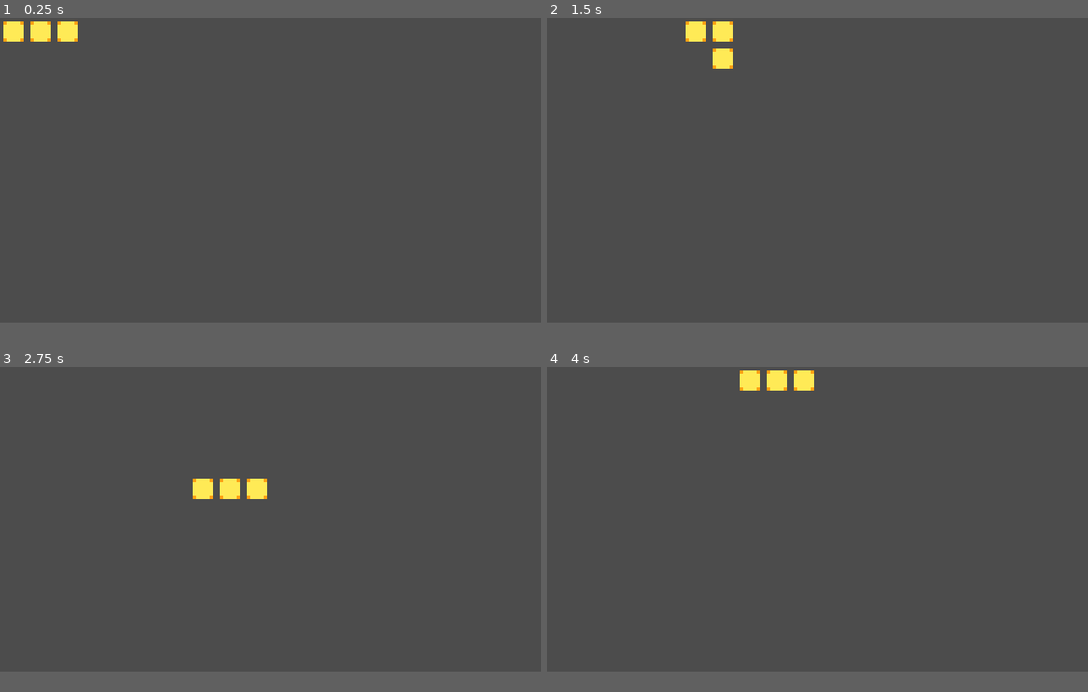
Above: before the commit, frames 1-4 (two rows, left to right).
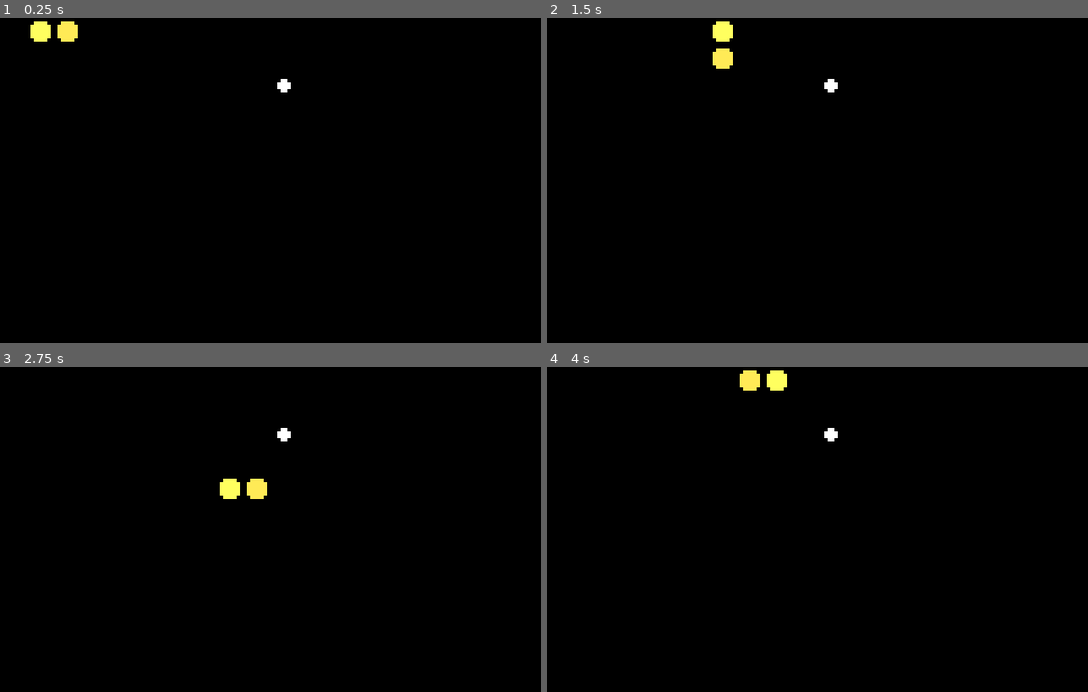
Above: after the commit, the same moments.

Repository: lawric1/Snake
Game: Godot game, scene res://Scenes/Game.tscn
Same seed, same stepped clock (60 frames per second), same inputs: the game is played once before the commit and once after it.
Inputs:
- Up to frame 1 (0.25 s): no input
- Up to frame 2 (1.5 s): hold Right (ui_right) 0.53-1.28 s; hold Down (ui_down) from 1.28 s (still down)
- Up to frame 3 (2.75 s): release Down (ui_down) at 2.03 s; hold Right (ui_right) from 2.03 s (still down)
- Up to frame 4 (4 s): release Right (ui_right) at 2.78 s; hold Up (ui_up) 2.78-3.53 s; hold Left (ui_left) from 3.53 s (still down)
In our replay, the window is 640x360 before the commit and 640x384 after it. These sizes can differ from the game's own. Grey fills any space a smaller window leaves; there, only what the larger window draws over its background counts as a difference.

The runs differ from the first frame. In frame 1, 93% of the frame differs, in the area x 0-100%, y 0-94%; in frame 2, 93%; in frame 3, 93%; in frame 4, 93%.

Commit message:
Fix bugs in movement, Add food and growth, Add death

Diff:
--- /dev/null
+++ b/Scenes/Food/Food.tscn
@@ -0,0 +1,9 @@
+[gd_scene load_steps=2 format=2]
+
+[ext_resource path="res://Scenes/Food/food.png" type="Texture" id=1]
+
+[node name="Food" type="Node2D"]
+
+[node name="Sprite" type="Sprite" parent="."]
+texture = ExtResource( 1 )
+centered = false
--- a/Scenes/Game.tscn
+++ b/Scenes/Game.tscn
@@ -4,4 +4,12 @@
 
 [node name="Game" type="Node2D"]
 
+[node name="ColorRect" type="ColorRect" parent="."]
+margin_right = 160.0
+margin_bottom = 96.0
+color = Color( 0, 0, 0, 1 )
+__meta__ = {
+"_edit_use_anchors_": false
+}
+
 [node name="Snake" parent="." instance=ExtResource( 1 )]
--- /dev/null
+++ b/Scenes/Snake/Cell.tscn
@@ -0,0 +1,11 @@
+[gd_scene load_steps=2 format=2]
+
+[ext_resource path="res://Scenes/Snake/cell.png" type="Texture" id=1]
+
+[node name="cell" type="Node2D" groups=[
+"snakeBody",
+]]
+
+[node name="Sprite" type="Sprite" parent="."]
+texture = ExtResource( 1 )
+centered = false
--- a/Scenes/Snake/Snake.tscn
+++ b/Scenes/Snake/Snake.tscn
@@ -1,7 +1,7 @@
 [gd_scene load_steps=4 format=2]
 
 [ext_resource path="res://Scenes/Snake/snake.gd" type="Script" id=1]
-[ext_resource path="res://Scenes/Snake/cell.png" type="Texture" id=2]
+[ext_resource path="res://Scenes/Snake/Cell.tscn" type="PackedScene" id=2]
 
 [sub_resource type="RectangleShape2D" id=1]
 extents = Vector2( 3.03401, 2.8501 )
@@ -9,29 +9,9 @@
 [node name="Snake" type="KinematicBody2D"]
 script = ExtResource( 1 )
 
-[node name="cell" type="Node2D" parent="." groups=[
-"snakeBody",
-]]
+[node name="cell" parent="." instance=ExtResource( 2 )]
 
-[node name="Sprite" type="Sprite" parent="cell"]
-texture = ExtResource( 2 )
-centered = false
-
-[node name="cell2" type="Node2D" parent="." groups=[
-"snakeBody",
-]]
-
-[node name="Sprite" type="Sprite" parent="cell2"]
-texture = ExtResource( 2 )
-centered = false
-
-[node name="cell3" type="Node2D" parent="." groups=[
-"snakeBody",
-]]
-
-[node name="Sprite" type="Sprite" parent="cell3"]
-texture = ExtResource( 2 )
-centered = false
+[node name="cell2" parent="." instance=ExtResource( 2 )]
 
 [node name="CollisionShape2D" type="CollisionShape2D" parent="."]
 position = Vector2( 4.46447, 3.88909 )
--- a/Scenes/Snake/snake.gd
+++ b/Scenes/Snake/snake.gd
@@ -1,4 +1,16 @@
 extends KinematicBody2D
+
+var cellScene = preload("res://Scenes/Snake/Cell.tscn")
+
+var foodScene = preload("res://Scenes/Food/Food.tscn")
+var food
+var foodPosition
+var isFoodSpawned = false
+
+const WIDTH = 160
+const HEIGHT = 96
+
+var rng = RandomNumberGenerator.new()
 
 var canMove = true
 
@@ -12,7 +24,6 @@
 
 var cellList
 var nextPositions = []
-var nextHeadPosition
 
 
 func _ready():
@@ -20,6 +31,7 @@
 
 	for cell in cellList:
 		nextPositions.append(cell.position)
+
 
 func _physics_process(_delta):
 	if Input.is_action_pressed("ui_up") and direction != down:
@@ -31,38 +43,43 @@
 	elif Input.is_action_pressed("ui_right") and direction != left:
 		direction = right
 
-	if canMove:
+	if canMove and direction:
 		move()
+		eatFood()
+		colorSnake()
 
 		canMove = false
 		yield(get_tree().create_timer(0.2), "timeout")
 		canMove = true
 
+	spawnFood()
+
+
 func updateNextPositions():
-	var screenSize = OS.get_window_size()
-	var width = screenSize[0] / 4
-	var height = screenSize[1] / 4
-
 	nextPositions.append(nextPositions[-1] + direction)
 
+	if nextPositions[-1].x < 0:
+		nextPositions[-1].x = WIDTH
 
-	if nextPositions[-1].x < 0:
-		nextPositions[-1].x = width - 8
-
-	if nextPositions[-1].x >= width:
+	elif nextPositions[-1].x >= WIDTH:
 		nextPositions[-1].x = 0
 
-	if nextPositions[-1].y < 0:
-		nextPositions[-1].y = height - 8
+	elif nextPositions[-1].y < 0:
+		nextPositions[-1].y = HEIGHT
 
-	if nextPositions[-1].y >= height:
+	elif nextPositions[-1].y >= HEIGHT:
 		nextPositions[-1].y = 0
 
 
-	nextPositions.remove(0)
+	if nextPositions.size() > cellList.size() + 1:
+		nextPositions.remove(0)
 
 
 func move():
+	var currentPositions = []
+	for cell in cellList:
+		currentPositions.append(cell.position)
+
 	updateNextPositions()
 
 	var index = 1
@@ -71,5 +88,47 @@
 
 		index += 1
 
+	if currentPositions.has(nextPositions[-1]):
+			print('died')
+			get_tree().paused = true
 
-	print(nextPositions[-1])
+
+func increaseSize():
+	var cell = cellScene.instance()
+	cell.add_to_group("snakeBody")
+	cell.position = nextPositions[0]
+	self.add_child(cell)
+
+	cellList = get_tree().get_nodes_in_group("snakeBody")
+
+
+func spawnFood():
+	if not isFoodSpawned:
+		rng.randomize()
+		var x = rng.randi_range(0, 19) * 8
+		var y = rng.randi_range(0, 11) * 8
+
+		foodPosition = Vector2(x, y)
+		print(foodPosition)
+
+		food = foodScene.instance()
+		food.position = foodPosition
+
+		get_parent().add_child(food)
+
+		isFoodSpawned = true
+
+
+func eatFood():
+	if cellList[0].position == foodPosition:
+		food.queue_free()
+
+		increaseSize()
+		isFoodSpawned = false
+
+
+func colorSnake():
+	var color = 1
+	for cell in cellList:
+		cell.get_node("Sprite").modulate = Color(color, color, color)
+		color += 0.1
--- a/project.godot
+++ b/project.godot
@@ -17,7 +17,7 @@
 [display]
 
 window/size/width=160
-window/size/height=90
+window/size/height=96
 window/size/test_width=640
 window/size/test_height=360
 window/stretch/mode="2d"
Binary file added: Scenes/Food/food.png
Not shown, added: Scenes/Food/food.png.import
Binary file changed: Scenes/Snake/cell.png
